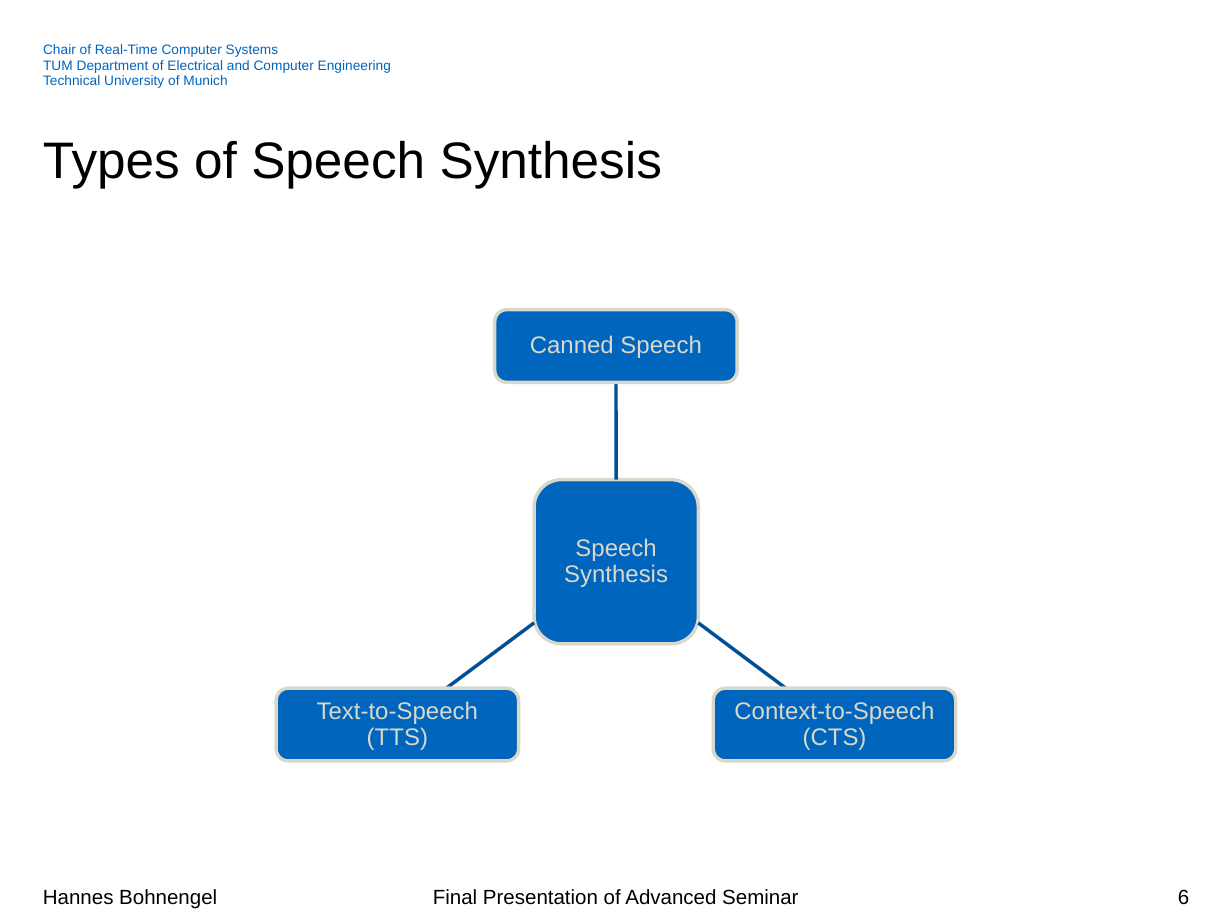
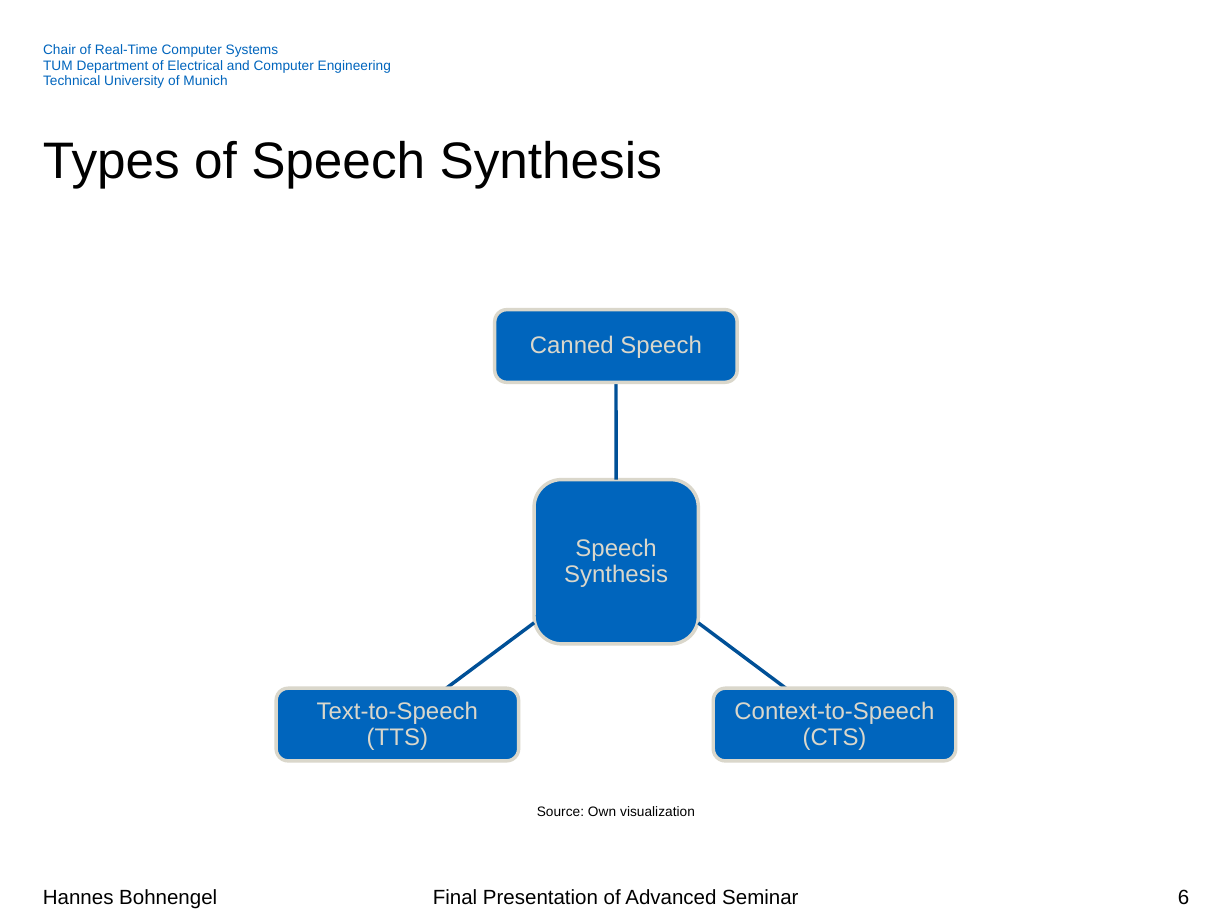
Before and after one commit to hannesb0/deeplearning, a slide deck: slide 6 of pres/Final_Presentation_V02.pptx. Drawn at 1232x924 pixels with LibreOffice and Linux fonts; fonts in the diff are those of the drawing; background and template pictures are left out. Boxes give left, top, right and bottom in pixels: in the first picture for what was removed or moved away, otherwise in the second. Text is boxed around its words. In the diff, an @@ line names an element or a change of style, - is before the commit and + after.

```diff
--- a/pres/Final_Presentation_V02.pptx
+++ b/pres/Final_Presentation_V02.pptx
@@ text added at box(537, 806, 695, 816), 8 pt, text #000000 @@
+Source: Own visualization
```
Also in this commit, not shown: 8 other slides changed, 1 slide added, 3 slides removed.
